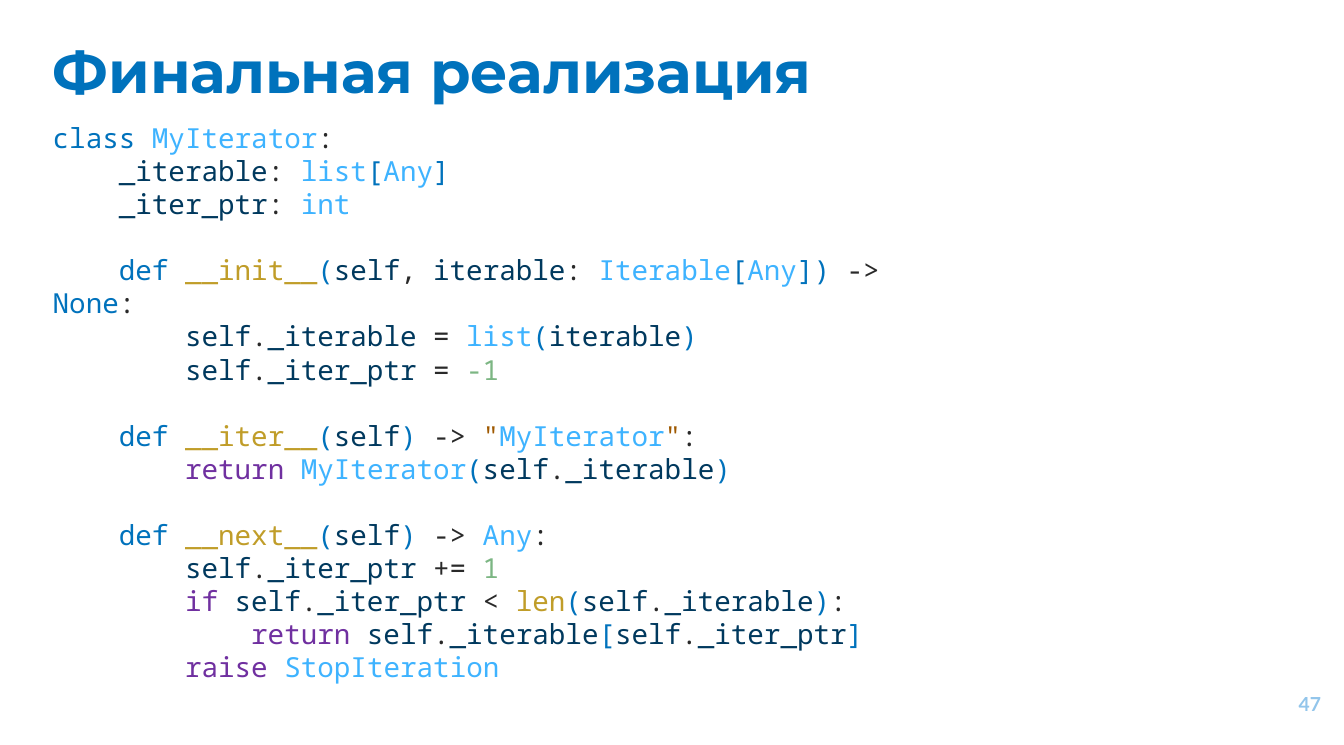
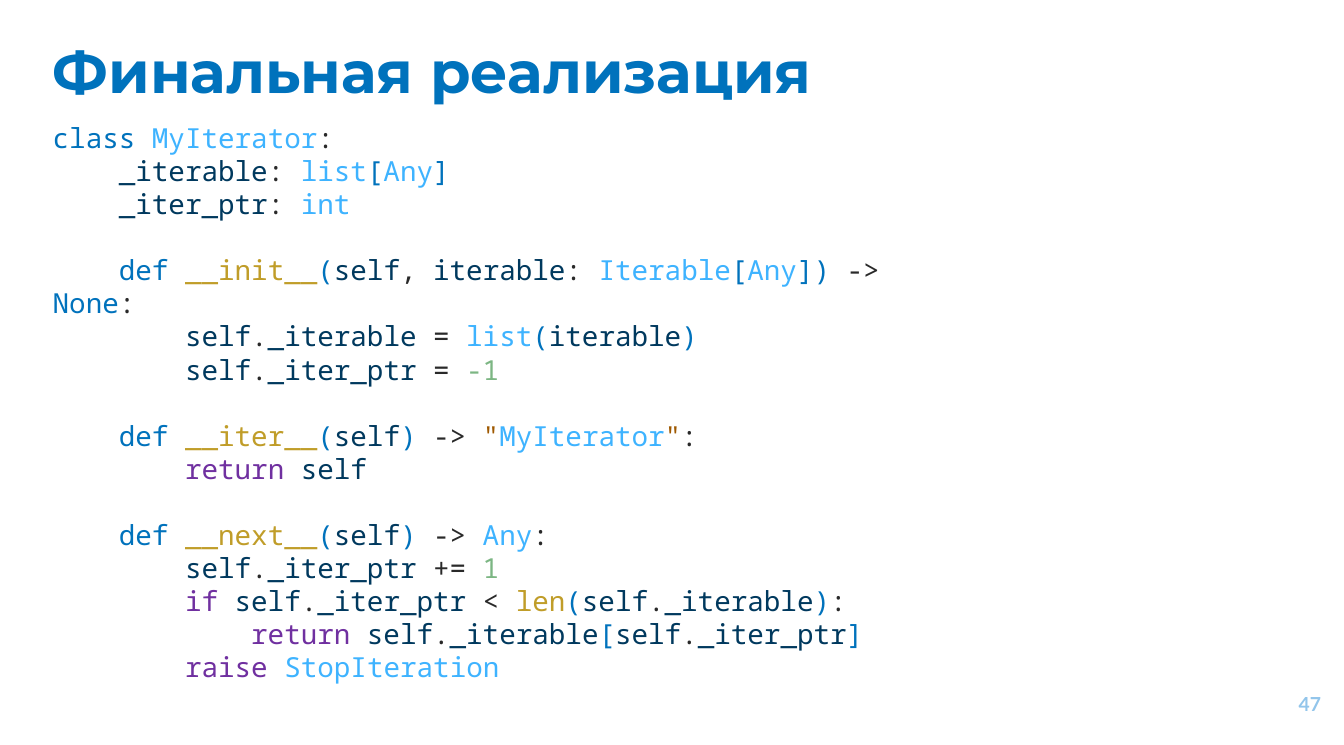
Before and after one commit to EvgrafovMichail/python_mipt_dafe, a slide deck: slide 47 of lessons/sem01/lesson12/protocols.pptx. Drawn at 1344x745 pixels with LibreOffice and Linux fonts; fonts in the diff are those of the drawing. Boxes give left, top, right and bottom in pixels: in the first picture for what was removed or moved away, otherwise in the second. Text is boxed around its words. In the diff, an @@ line names an element or a change of style, - is before the commit and + after.

```diff
--- a/lessons/sem01/lesson12/protocols.pptx
+++ b/lessons/sem01/lesson12/protocols.pptx
@@ text at [185,458,367,480]: text changed; text colour #00395E to #7030A0 @@
-return MyIterator(self._iterable)
+return self
```
Also in this commit, not shown: 4 other slides changed.
